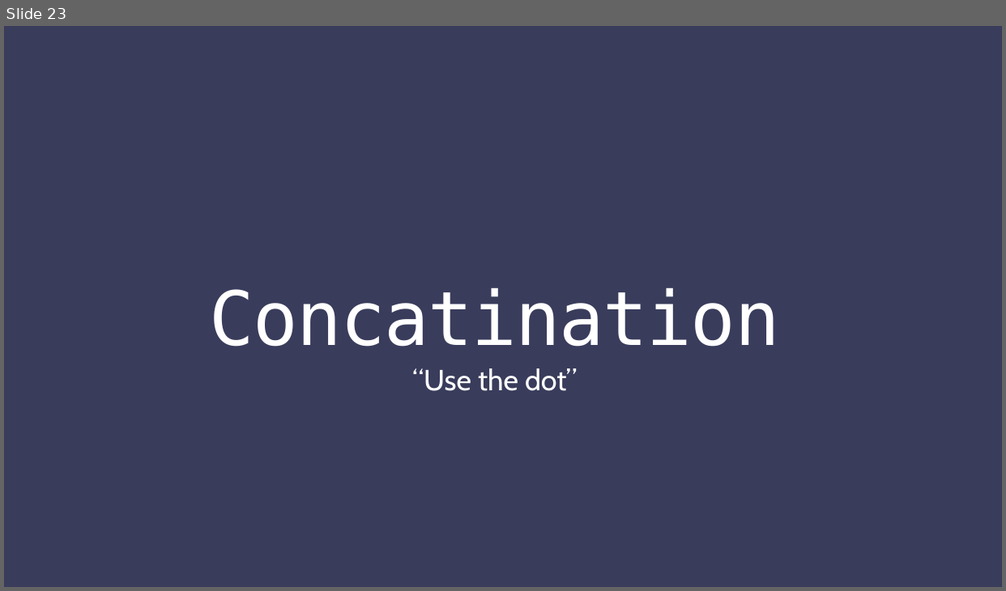
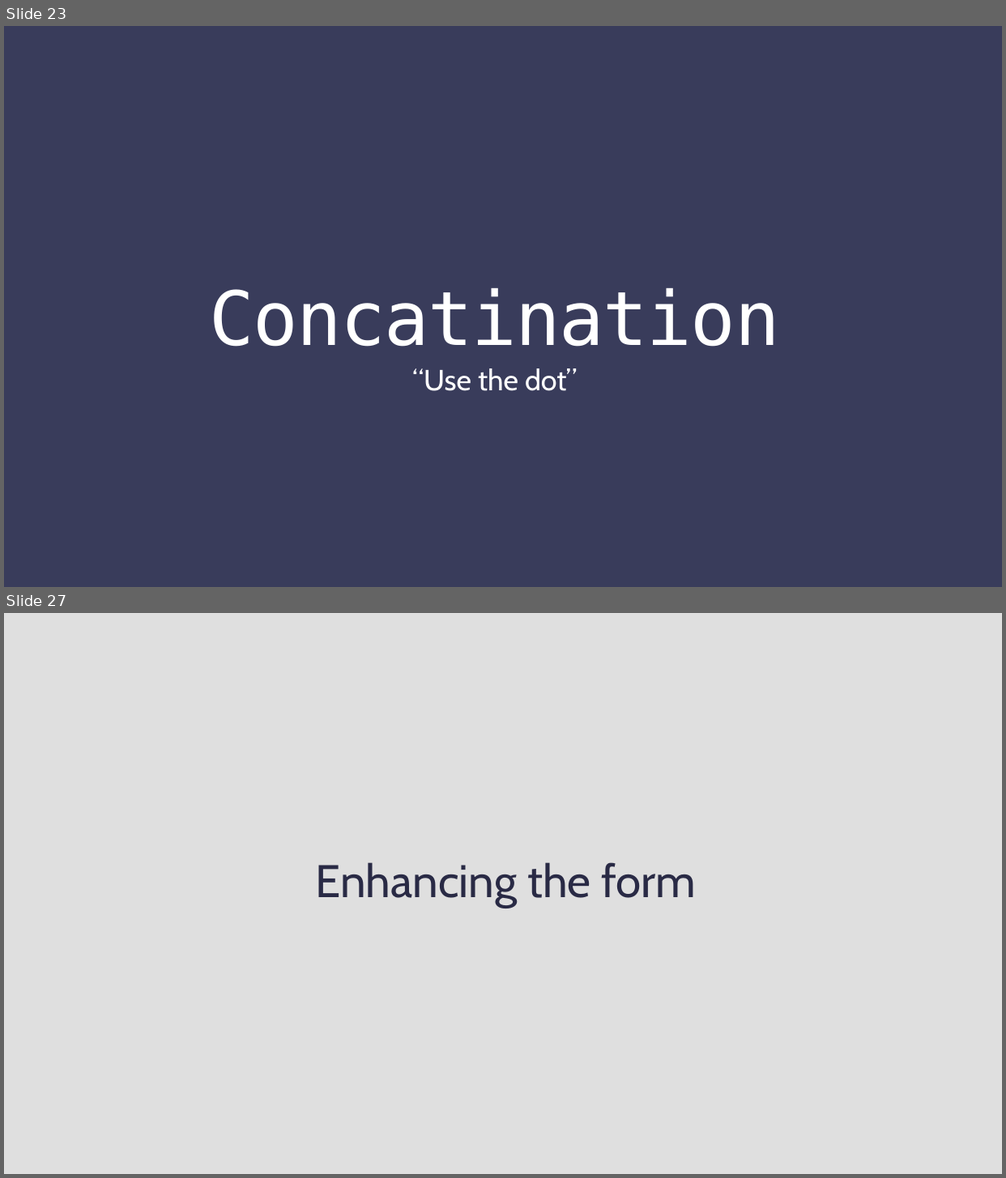
Before and after one commit to anh-khue/PhpSeminar, a slide deck: Build a simple website using PHP.pptx. Shown one above the other, each under a label of ours: slide 23 before the commit, slides 23 and 27 after it; the slides between them are not shown. The pictures are 1006x591 and 1006x1178 pixels, drawn with LibreOffice and Linux fonts; fonts in the diff are those of the drawing. Boxes give left, top, right and bottom in pixels: in the first picture for what was removed or moved away, otherwise in the second. Text is boxed around its words. In the diff, an @@ line names an element or a change of style, - is before the commit and + after.

```diff
--- a/Build a simple website using PHP.pptx
+++ b/Build a simple website using PHP.pptx
@@ slide 27 added at bbox=[4, 613, 1002, 1174], background #E0E0E0 @@
@@ title added at bbox=[316, 862, 696, 908], 44 pt, text #2A2A45 @@
+  Enhancing the form
```
Also in this commit, not shown: 2 slides changed, 10 other slides added.
